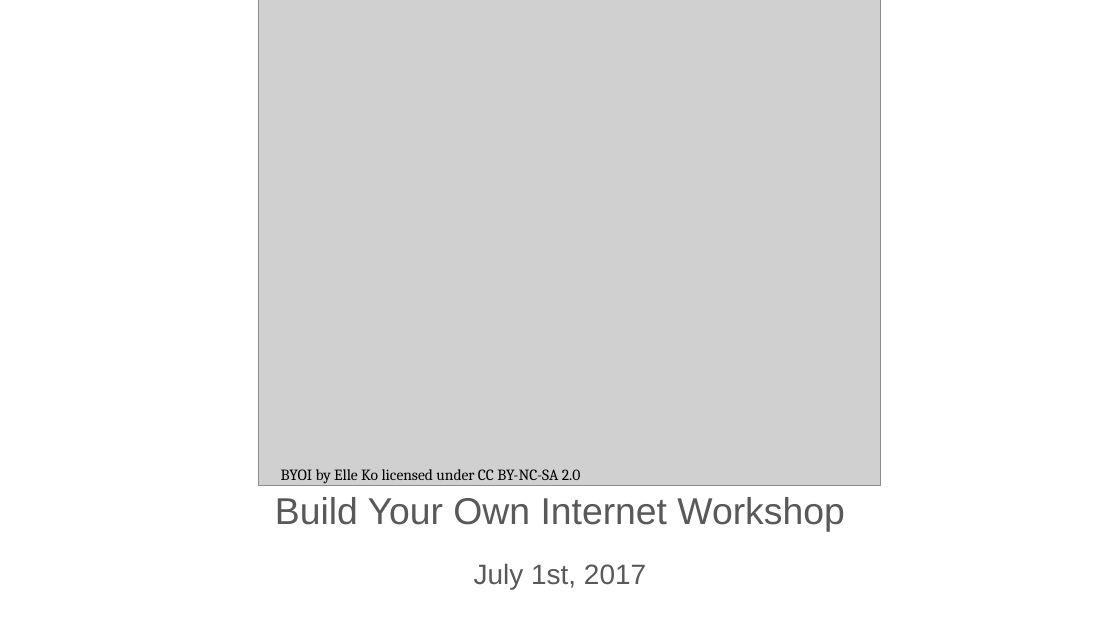
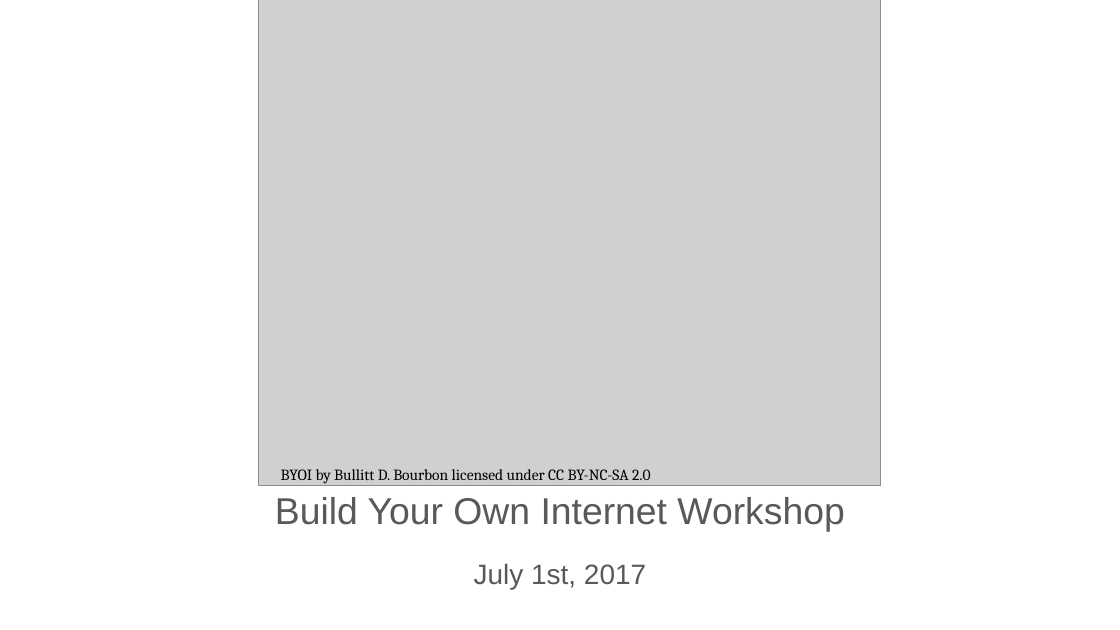
Before and after one commit to sudomesh/propaganda, a slide deck: slide 1 of presentations/BYOIv2_hackable.odp. Drawn at 1120x630 pixels with LibreOffice and Linux fonts; fonts in the diff are those of the drawing; grey boxes stand for pictures. Boxes give left, top, right and bottom in pixels: in the first picture for what was removed or moved away, otherwise in the second. Text is boxed around its words. In the diff, an @@ line names an element or a change of style, - is before the commit and + after.

Commit message:
fixed bullitt's name

```diff
--- a/presentations/BYOIv2_hackable.odp
+++ b/presentations/BYOIv2_hackable.odp
@@ text at (281,469,651,484): text changed @@
-BYOI by Elle Ko licensed under CC BY-NC-SA 2.0
+BYOI by Bullitt D. Bourbon licensed under CC BY-NC-SA 2.0
```
Also in this commit, not shown: 4 other files.
